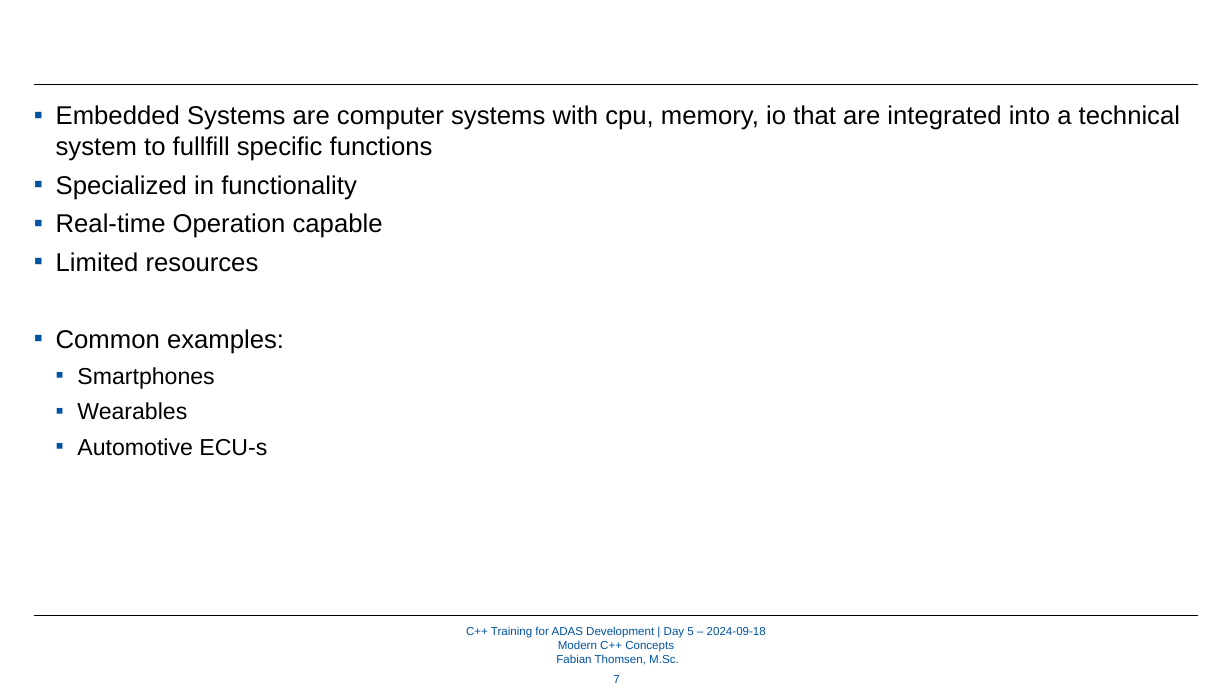
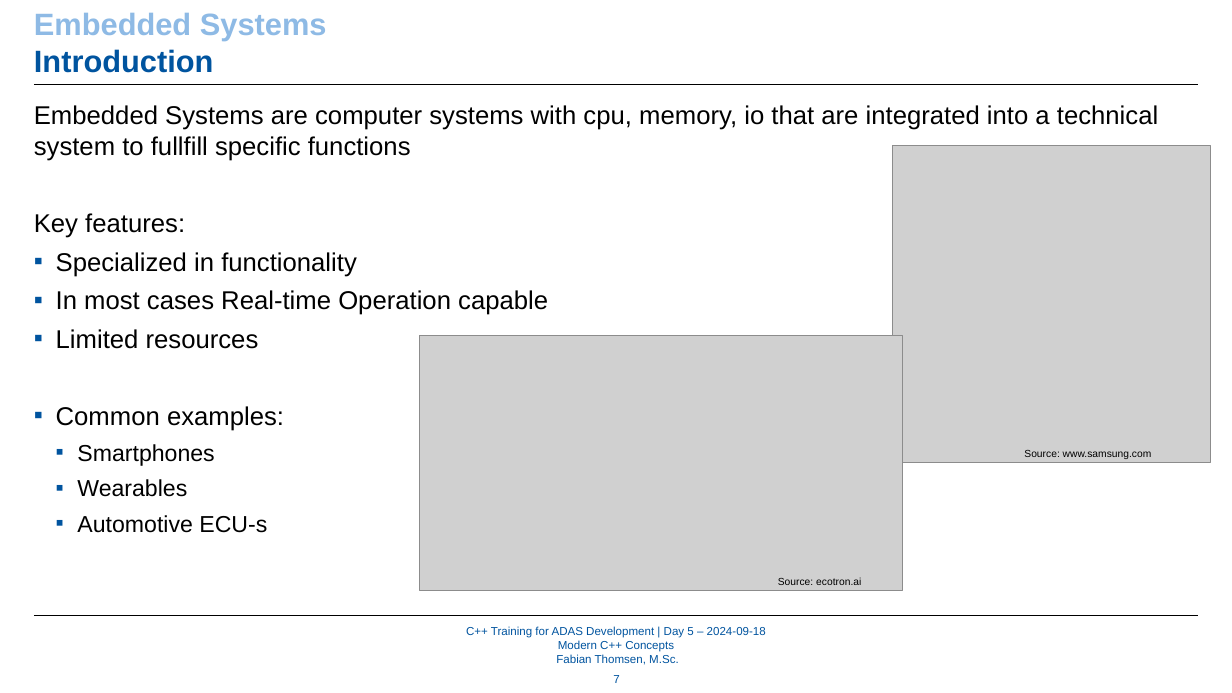
Before and after one commit to WhR4Ven/Diss_Dokument, a slide deck: slide 7 of Vortrag/05_ModernCPPConcepts_Part1 - Kopie.pptx. Drawn at 1232x693 pixels with LibreOffice and Linux fonts; fonts in the diff are those of the drawing; grey boxes stand for pictures; background and template pictures are left out. Boxes give left, top, right and bottom in pixels: in the first picture for what was removed or moved away, otherwise in the second. Text is boxed around its words. In the diff, an @@ line names an element or a change of style, - is before the commit and + after.

```diff
--- a/Vortrag/05_ModernCPPConcepts_Part1 - Kopie.pptx
+++ b/Vortrag/05_ModernCPPConcepts_Part1 - Kopie.pptx
@@ text added at (34, 13, 327, 73), 24 pt, text #8EBAE5, bold @@
+Embedded Systems
+Introduction
@@ text at (34, 105, 1158, 161): bullet ▪ to none @@
@@ picture added at (893, 145, 1211, 463) @@
@@ text at (34, 213, 185, 238): paragraph added @@
+Key features:
@@ text at (56, 290, 548, 315): text changed @@
-▪ Real-time Operation capable
+▪ In most cases Real-time Operation capable
@@ picture added at (420, 335, 903, 591) @@
@@ text added at (1024, 450, 1152, 459), 8 pt, text #000000 @@
+Source: www.samsung.com
@@ text added at (778, 577, 861, 585), 8 pt, text #000000 @@
+Source: ecotron.ai
```
Also in this commit, not shown: 3 other slides changed, 65 slides added, 5 slides removed, 13 other files.
